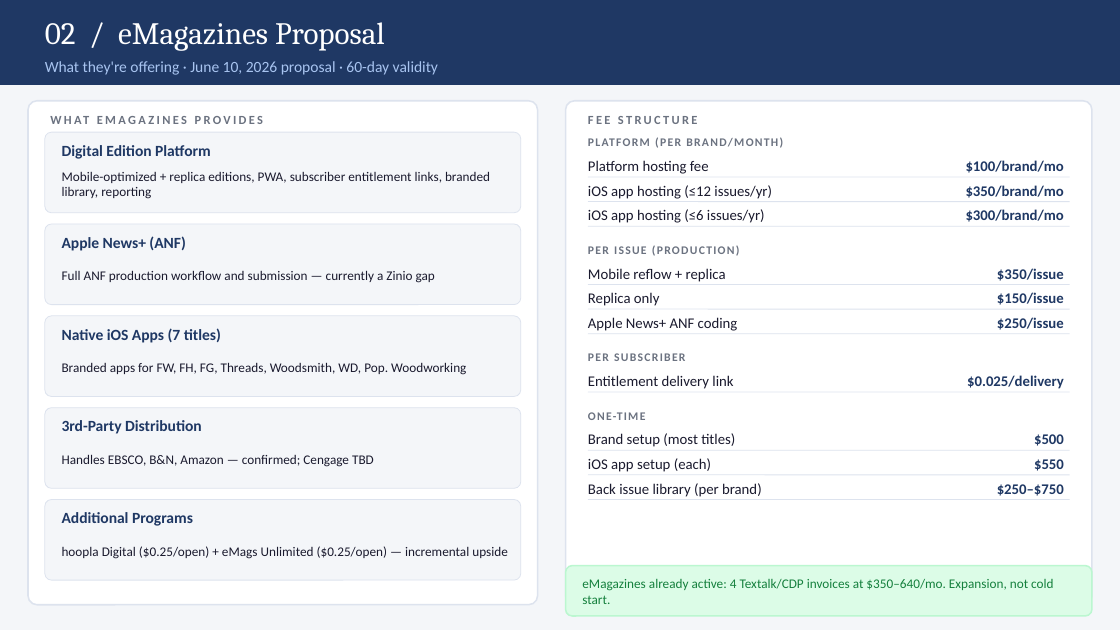
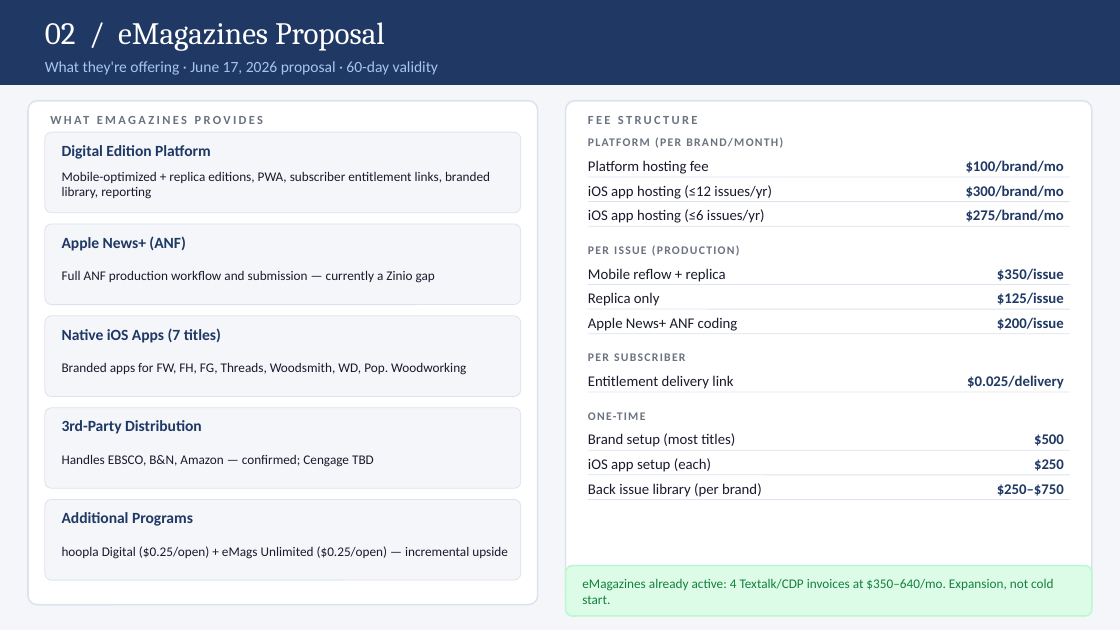
Before and after one commit to amacdonald-cmyk/aim-apple-analysis, a slide deck: slide 3 of eMagazines_Transition_TLDR_3.pptx. Drawn at 1120x630 pixels with LibreOffice and Linux fonts; fonts in the diff are those of the drawing. Boxes give left, top, right and bottom in pixels: in the first picture for what was removed or moved away, otherwise in the second. Text is boxed around its words. In the diff, an @@ line names an element or a change of style, - is before the commit and + after.

Commit message:
Fix slide 3 — actual fee structure was still showing old June 10 pricing

```diff
--- a/eMagazines_Transition_TLDR_3.pptx
+++ b/eMagazines_Transition_TLDR_3.pptx
@@ text at <box>83,61,438,75</box>: text changed @@
-What they're offering · June 10, 2026 proposal · 60-day validity
+What they're offering · June 17, 2026 proposal · 60-day validity
@@ text at <box>966,185,1064,198</box>: text changed @@
-$350/brand/mo
+$300/brand/mo
@@ text at <box>966,209,1064,222</box>: text changed @@
-$300/brand/mo
+$275/brand/mo
@@ text at <box>997,292,1064,305</box>: text changed @@
-$150/issue
+$125/issue
@@ text at <box>997,317,1064,330</box>: text changed @@
-$250/issue
+$200/issue
@@ text at <box>1034,459,1064,471</box>: text changed @@
-$550
+$250
```
